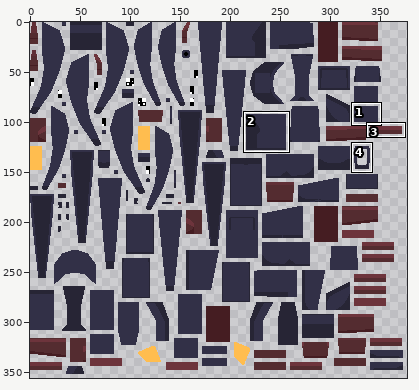
One commit to this sprite sheet: QB-10 Bioweapon.png. The picture above shows the old version from afar; the outline marks the close-up.
Close-up. The starting point:
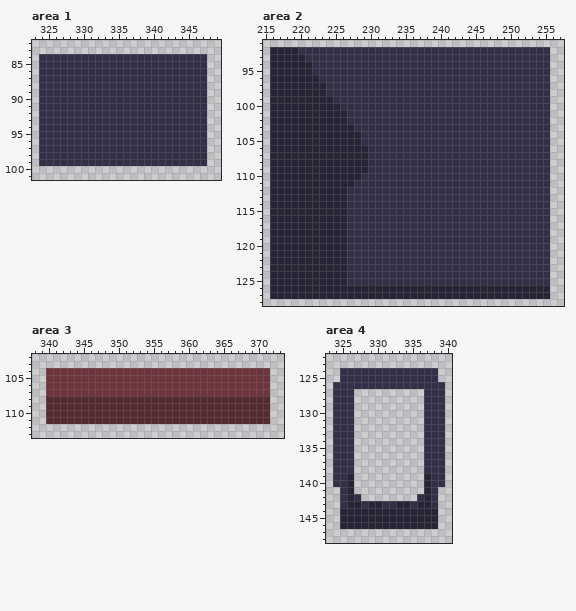
The file is 512x512 pixels. Colours within 5 levels of each other are drawn and written as one. Shown: area 1: x 323..349, y 82..101; area 2: x 215..257, y 91..128; area 3: x 338..373, y 102..113; area 4: x 323..340, y 122..148. The wide view leaves out empty margins. The commit also changed other parts of the picture, which this record leaves out.
After:
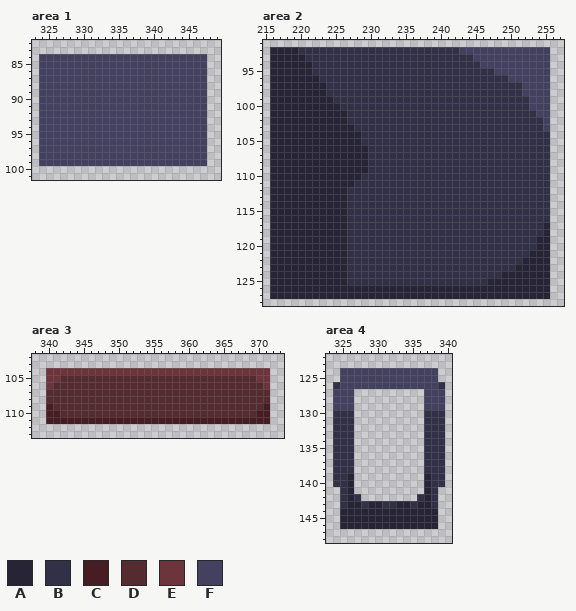
Palette (. is transparent): A #272535  B #323047  C #451d22  D #542c30  E #6d343c  F #43415f
The exact change:
Area 1:
The edit turns colour B into colour F in rows 84 to 99 at x 324 to 347.
Area 2:
The edit turns colour B into colour A in rows 117 to 118 at x 255; in rows 119 to 120 at x 254 to 255; in row 121 at x 253 to 255; in row 122 at x 252 to 255; in row 123 at x 251 to 255; in row 124 at x 249 to 255.
The edit turns colour B into colour A in row 125 at x 247 to 255.
The edit turns colour B into colour F in row 92 at x 243 to 255; in row 93 at x 245 to 255; in row 94 at x 246 to 255; in row 95 at x 248 to 255; in row 96 at x 250 to 255; in rows 97 to 98 at x 252 to 255.
The edit turns colour B into colour F in rows 99 to 100 at x 253 to 255; in row 101 at x 254 to 255; in rows 102 to 103 at x 255.
Area 3:
The edit turns colour D into colour C in row 109 at x 340 and 371; in row 110 at x 340 to 341 and 370 to 371; in row 111 at x 340 to 371.
The edit turns colour E into colour D in row 105 at x 342 to 369; in row 106 at x 341 to 370; in row 107 at x 340 to 371.
Area 4:
The edit turns colour B into colour F in rows 124 to 126 at x 325 to 338; in rows 127 to 129 at x 324 to 326 and 337 to 339.
Where, in picture pixels (left, top, right, bottom), the same in both close-ups:
changed: (39, 54, 207, 166)
changed: (459, 47, 550, 131)
changed: (487, 222, 550, 285)
changed: (46, 375, 270, 424)
changed: (333, 368, 445, 410)
